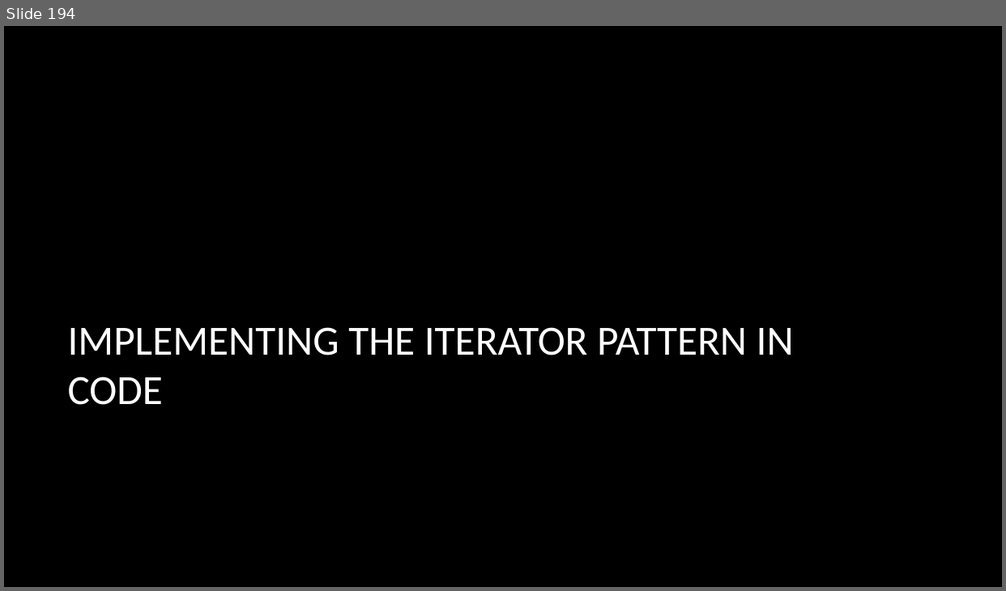
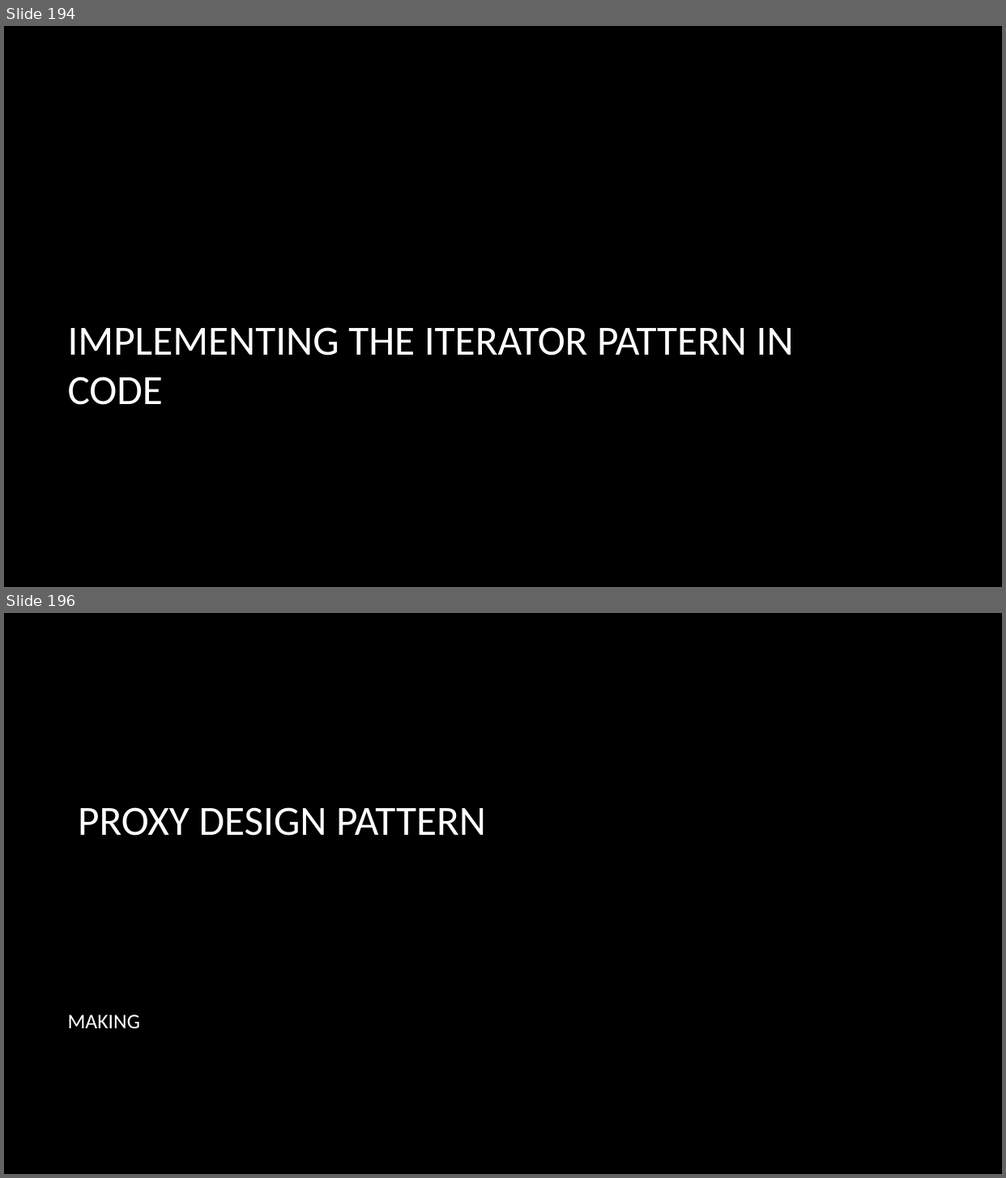
Before and after one commit to dundane/CSC360Demos, a slide deck: CSC360Demo/Design Patterns Slide Show.pptx. Shown one above the other, each under a label of ours: slide 194 before the commit, slides 194 and 196 after it; the slides between them are not shown. The pictures are 1006x591 and 1006x1178 pixels, drawn with LibreOffice and Linux fonts; fonts in the diff are those of the drawing; background and template pictures are left out. Boxes give left, top, right and bottom in pixels: in the first picture for what was removed or moved away, otherwise in the second. Text is boxed around its words. In the diff, an @@ line names an element or a change of style, - is before the commit and + after.

Commit message:
Adding Proxy and Flyweight

```diff
--- a/CSC360Demo/Design Patterns Slide Show.pptx
+++ b/CSC360Demo/Design Patterns Slide Show.pptx
@@ slide 196 added at (4, 613, 1002, 1174), background picture (left out) @@
@@ title added at (78, 807, 486, 836), 40 pt, text #FFFFFF @@
+PROXY DESIGN PATTERN
@@ text added at (68, 1015, 140, 1029), 20 pt, text #FFFFFF @@
+MAKING
```
Also in this commit, not shown: 30 other slides added, 11 other files.
